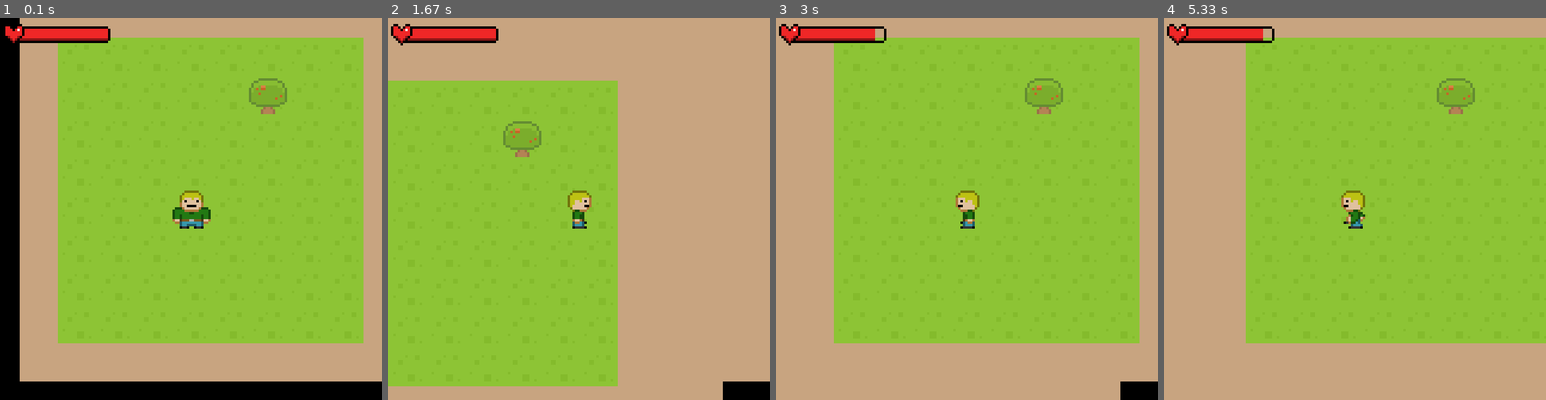
Above: before the commit, frames 1-4 (left to right).
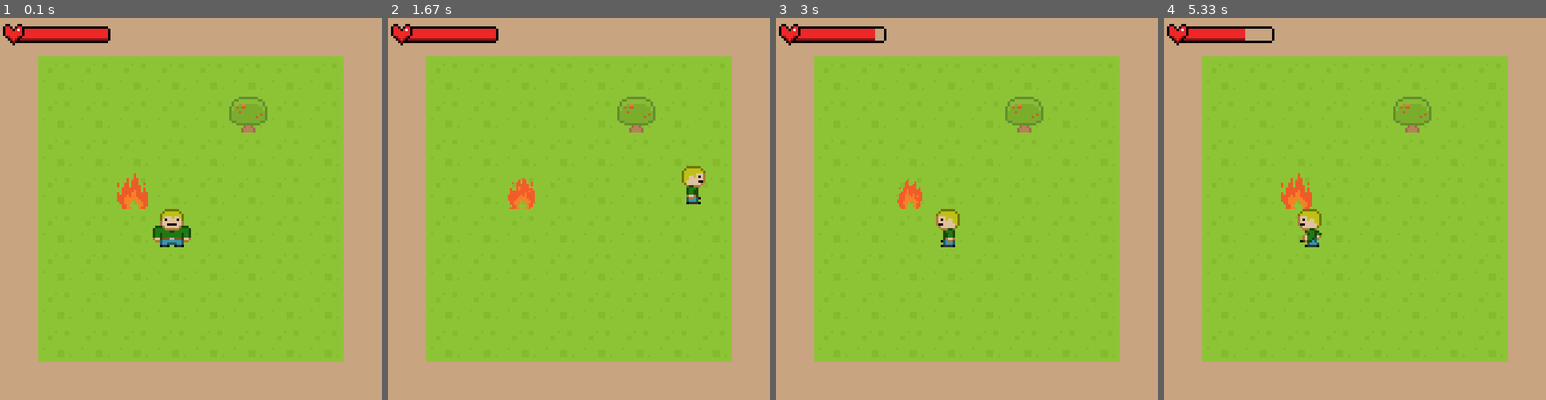
Above: after the commit, the same moments.

Repository: Flashweb14/PyGameRPG
Game: pygame game, started from RPG/__main__.py
Same seed, same stepped clock (60 frames per second), same inputs: the game is played once before the commit and once after it.
Inputs:
- Up to frame 1 (0.1 s): no input
- Up to frame 2 (1.67 s): hold D 0.33-0.8 s; hold W 0.83-1.13 s; hold D 1.17-1.63 s
- Up to frame 3 (3 s): hold A 1.67-2.2 s; hold S 2.23-2.53 s; hold H 2.57-2.97 s; hold A 2.57-2.97 s
- Up to frame 4 (5.33 s): hold A 3-3.4 s; hold W 3.43-3.8 s; hold D 3.83-4.47 s; hold S 4.5-4.87 s; hold A from 4.9 s (still down)

The runs differ from the first frame. In frame 1, 27% of the frame differs, in the area x 0-100%, y 0-100%; in frame 2, 40%, in the area x 0-100%, y 10-100%; in frame 3, 18%; in frame 4, 26%.

Commit message:
:sparkles: Добавление огня

Diff:
--- a/RPG/scripts/fire.py
+++ b/RPG/scripts/fire.py
@@ -1,6 +1,18 @@
 from RPG.scripts.game_object import GameObject
+from RPG.scripts.utilities import load_image
 
 
 class Fire(GameObject):
     def __init__(self, game, x, y):
-        super().__init__(game, FIRE_IMAGE_1, x, y, game.all_sprites)
+        super().__init__(game, load_image('resources/sprites/game_objects/fire/fire_1.png'), x, y, game.all_sprites, game.harm_sprites)
+        self.damage = 2
+        self.image_num = 0
+
+    def update(self):
+        if self.game.count % 10 == 0:
+            self.image = load_image('resources/sprites/game_objects/fire/fire_{}.png'.format(self.image_num))
+            if self.image_num >= 3:
+                self.image_num = 0
+            else:
+                self.image_num += 1
+            print(self.image_num)
--- a/RPG/scripts/game.py
+++ b/RPG/scripts/game.py
@@ -4,6 +4,7 @@
 from RPG.scripts.player import Player
 from RPG.scripts.camera import Camera
 from RPG.scripts.gui import HealthBar
+from RPG.scripts.fire import Fire
 
 pygame.init()
 
@@ -23,9 +24,13 @@
         self.walls_group = pygame.sprite.Group()
         self.background_group = pygame.sprite.Group()
         self.gui_group = pygame.sprite.Group()
+        self.harm_sprites = pygame.sprite.Group()
 
         self.hp_bar = None
 
+        self.count = 0
+#TODO Сделать update gui_group
+#TODO Сделать логичный главный процесс
     @staticmethod
     def terminate():
         pygame.quit()
@@ -46,6 +51,7 @@
                 elif level[y][x] == 'T':
                     Tile(self, 'empty', x, y)
                     tree = self, 'tree', x, y
+        Fire(self, 3, 4)
         self.player = Player(*player)
         Tile(*tree)
         self.hp_bar = HealthBar(self, 5, 10)
--- a/RPG/scripts/game_processes/main_process.py
+++ b/RPG/scripts/game_processes/main_process.py
@@ -6,34 +6,26 @@
 
 def main_process(game):
     while True:
-        game.camera.update(game.player)
+        # game.camera.update(game.player)
         for event in pygame.event.get():
             if event.type == pygame.KEYDOWN:
                 if event.key == pygame.K_h:
                     game.player.hp -= 1
             if event.type == pygame.QUIT:
                 game.terminate()
-            game.player_group.update(event)
-        if game.player.motion:
-            for direction in game.player.motion:
-                if game.player.motion.index(direction) == 0:
-                    if game.player.animation % 7 == 0:
-                        game.player.image = game.player.animation_dict[game.player.motion[0]][game.player.animation % 2]
-                else:
-                    if game.player.animation % 15 == 0:
-                        game.player.image = game.player.animation_dict[game.player.motion[0]][game.player.animation % 2]
-                game.player.animation += 1
-                game.player.rect.x += game.player.speed_dict[direction][0]
-                game.player.rect.y += game.player.speed_dict[direction][1]
-                if pygame.sprite.spritecollideany(game.player, game.walls_group):
-                    game.player.rect.x -= game.player.speed_dict[direction][0]
-                    game.player.rect.y -= game.player.speed_dict[direction][1]
+            game.player.handle_event(event)
+        game.player_group.update()
+        game.player.move()
         for sprite in game.all_sprites:
             if sprite not in game.gui_group:
                 game.camera.apply(sprite)
 
-        game.hp_bar.image = load_image('resources/sprites/gui/hp_bar/hp_bar_{}.png'.format(game.player.hp))
-
+        game.harm_sprites.update()
+        game.gui_group.update()
         game.all_sprites.draw(game.screen)
         game.clock.tick(game.FPS)
+        if game.count < game.FPS:
+            game.count += 1
+        else:
+            game.count = 0
         pygame.display.flip()
--- a/RPG/scripts/gui.py
+++ b/RPG/scripts/gui.py
@@ -1,5 +1,6 @@
 from RPG.scripts.game_object import GameObject
 from RPG.scripts.consts import HP_BAR_FULL, TILE_SIZE
+from RPG.scripts.utilities import load_image
 
 
 class HealthBar(GameObject):
@@ -8,3 +9,6 @@
         self.rect = self.image.get_rect()
         self.rect.x = x
         self.rect.y = y
+
+    def update(self, *args):
+        self.image = load_image('resources/sprites/gui/hp_bar/hp_bar_{}.png'.format(int(self.game.player.hp)))
--- a/RPG/scripts/player.py
+++ b/RPG/scripts/player.py
@@ -47,5 +47,23 @@
                 else:
                     self.image = self.animation_dict[direction][2]
 
-    def update(self, event):
-        self.handle_event(event)
+    def update(self, *event):
+        for sprite in self.game.harm_sprites:
+            if pygame.sprite.collide_rect(self, sprite):
+                self.hp -= sprite.damage / self.game.FPS
+
+    def move(self):
+        if self.motion:
+            for direction in self.game.player.motion:
+                if self.motion.index(direction) == 0:
+                    if self.animation % 7 == 0:
+                        self.image = self.game.player.animation_dict[self.motion[0]][self.animation % 2]
+                else:
+                    if self.game.player.animation % 15 == 0:
+                        self.image = self.animation_dict[self.motion[0]][self.animation % 2]
+                self.animation += 1
+                self.rect.x += self.speed_dict[direction][0]
+                self.rect.y += self.speed_dict[direction][1]
+                if pygame.sprite.spritecollideany(self, self.game.walls_group):
+                    self.rect.x -= self.speed_dict[direction][0]
+                    self.rect.y -= self.speed_dict[direction][1]
Binary file removed: RPG/resources/sprites/fire_1.png
Binary file added: RPG/resources/sprites/game_objects/fire/fire_0.png
Renamed: RPG/resources/sprites/fire_2.png -> RPG/resources/sprites/game_objects/fire/fire_1.png
Renamed: RPG/resources/sprites/fire_3.png -> RPG/resources/sprites/game_objects/fire/fire_2.png
Renamed: RPG/resources/sprites/fire_4.png -> RPG/resources/sprites/game_objects/fire/fire_3.png
